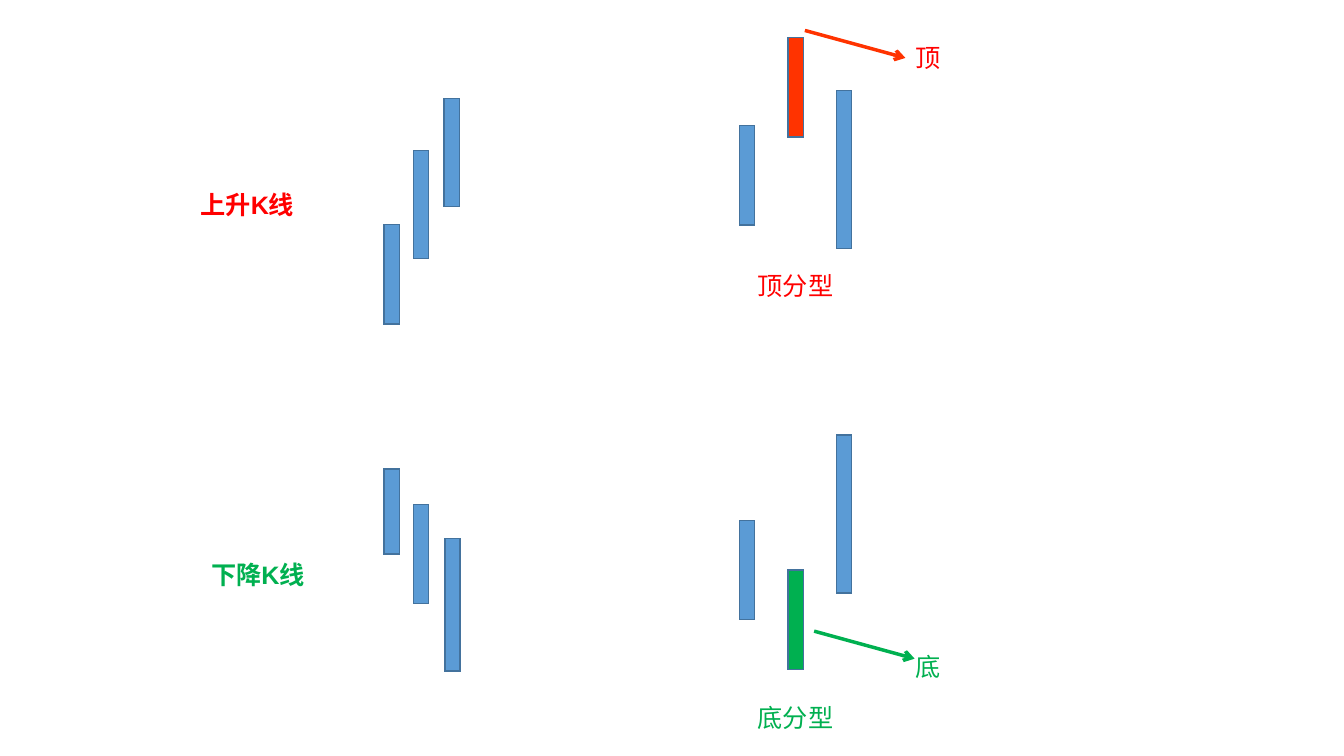
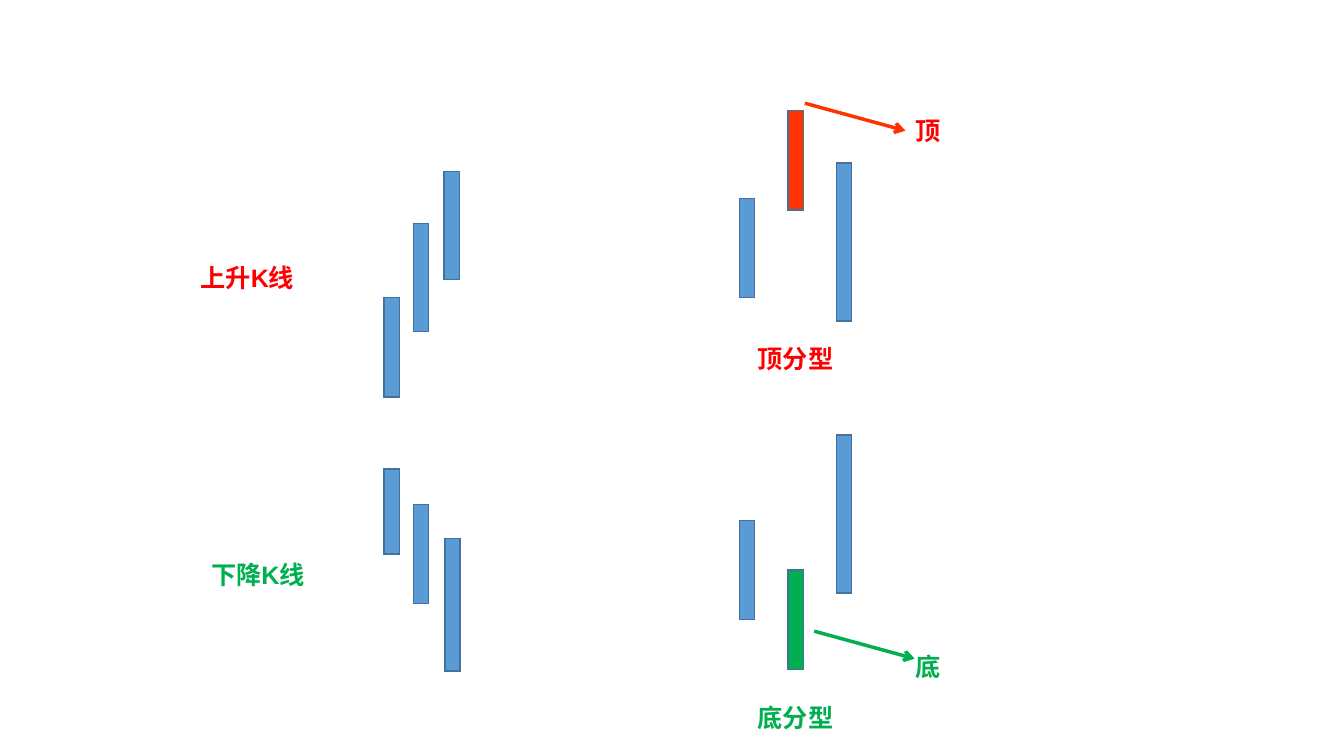
Before and after one commit to xitongsys/notes, a slide deck: slide 24 of finance/chanlun/charts.pptx. Drawn at 1344x756 pixels with LibreOffice and Linux fonts; fonts in the diff are those of the drawing. Boxes give left, top, right and bottom in pixels: in the first picture for what was removed or moved away, otherwise in the second. Text is boxed around its words. In the diff, an @@ line names an element or a change of style, - is before the commit and + after.

```diff
--- a/finance/chanlun/charts.pptx
+++ b/finance/chanlun/charts.pptx
@@ 3 rectangles, 2 texts, 1 arrow: place and size @@
-3 rectangles, 2 texts, 1 arrow at <box>413,30,940,297</box>
+3 rectangles, 2 texts, 1 arrow at <box>413,103,940,370</box>
@@ bold on in 4 elements at <box>758,705,834,729</box>, <box>915,654,940,678</box>, <box>758,347,834,370</box>, <box>915,119,940,142</box> @@
@@ 3 rectangles, 1 text: place and size @@
-3 rectangles, 1 text at <box>200,91,852,325</box>
+3 rectangles, 1 text at <box>200,163,852,397</box>
```
Also in this commit, not shown: 2 other slides changed, 3 other files.
